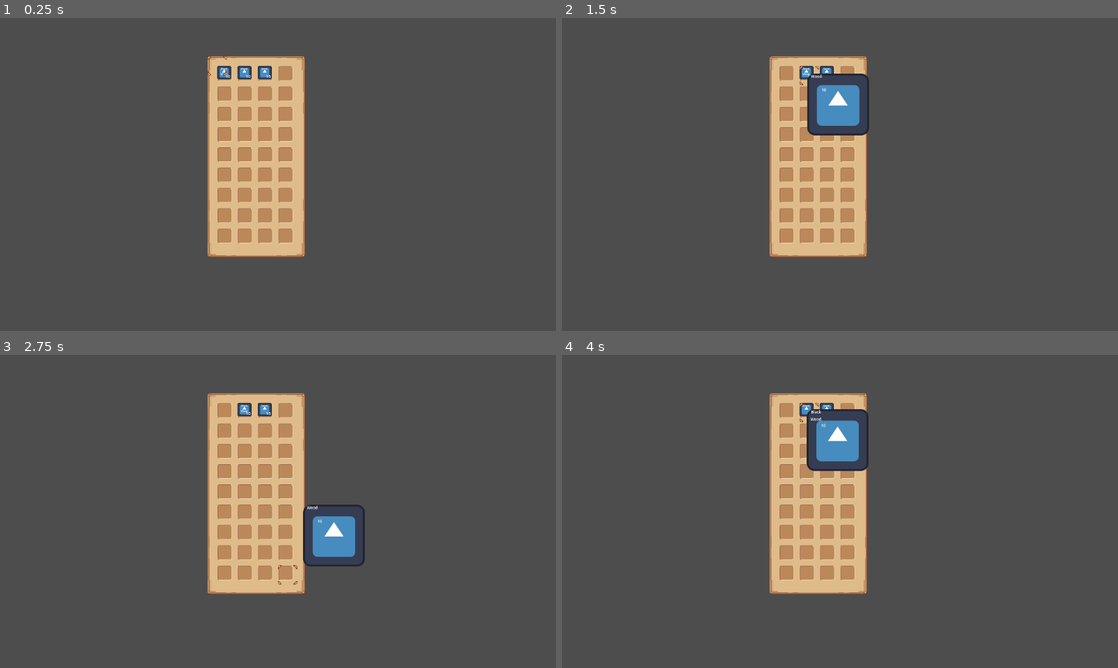
Above: before the commit, frames 1-4 (two rows, left to right).
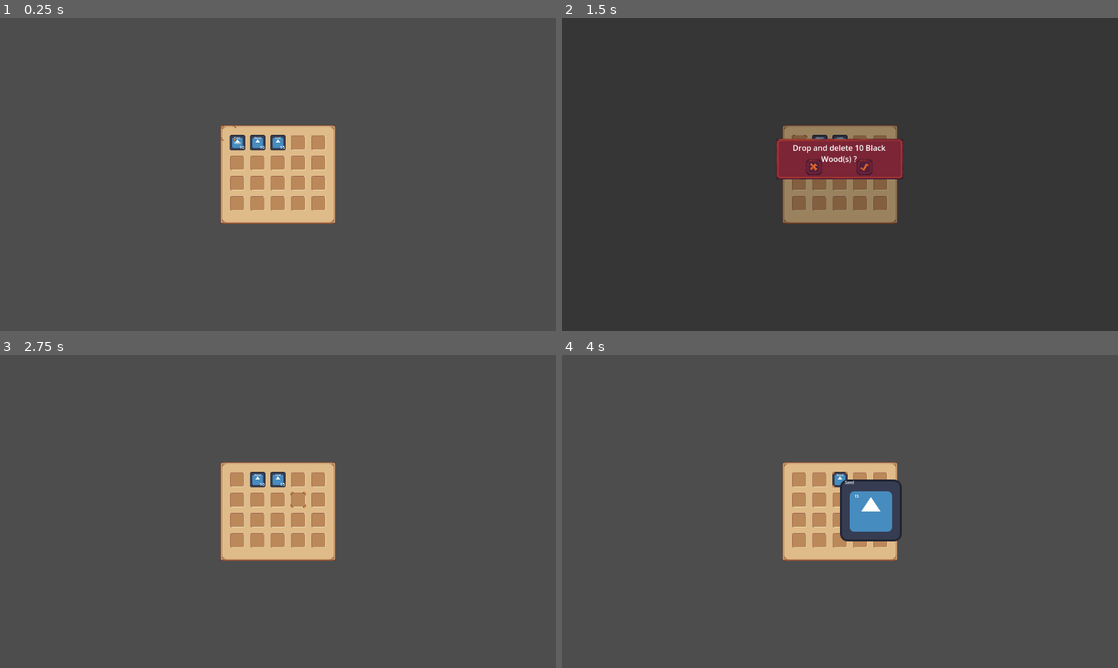
Above: after the commit, the same moments.

Repository: Sky84/merchantsofdajanla
Game: Godot game, scene res://Root.tscn
Same seed, same stepped clock (60 frames per second), same inputs: the game is played once before the commit and once after it. The engine's default icon, where the game draws it, is replaced by a stand-in: a white triangle on a blue panel in a dark square.
Inputs (mouse positions are in pixels of both pictures, inside the frame that each line leads up to; where the layout moved, square brackets give the same spot in the first picture):
- Up to frame 1 (0.25 s): no input
- Up to frame 2 (1.5 s): click (801, 143) [784, 74] at 0.5 s; click (806, 74) at 1.27 s
- Up to frame 3 (2.75 s): click (300, 505) at 2.02 s
- Up to frame 4 (4 s): click (817, 480) at 2.77 s; click "Black Wood" (after the commit: "Sand") at 3.5 s

The runs differ from the first frame. In frame 1, 12% of the frame differs, in the area x 37-61%, y 12-77%; in frame 2, 13%, in the area x 37-62%, y 12-77%; in frame 3, 12%; in frame 4, 11%.

Commit message:
feat selector inventory working

Diff:
--- a/Container/InventoryView.gd
+++ b/Container/InventoryView.gd
@@ -3,15 +3,16 @@
 @export var container_id: String;
 @export var _item_button_scene: PackedScene;
 @export var _item_slot_button_scene: PackedScene;
+@export var rows: int;
+
 @onready var hover_texture = $HoverTexture
-
 @onready var _items_container:GridContainer = get_node("MarginContainer/ItemsContainerView");
+@onready var _total_items = rows*_items_container.columns;
 
 var slots: Dictionary = {};
 var _items = {};
 
 var item_with_gap = (32+10);
-@onready var _total_items = floor(size.y/item_with_gap)*4;
 
 var _current_item = null;
 
@@ -19,6 +20,8 @@
 func _ready():
 	if container_id == null:
 		printerr("container_id is not set");
+	if rows == 0:
+		printerr("rows is not set");
 	InventoryEvents.container_data_changed.connect(_on_data_changed);
 	InventoryEvents.reset_current_item.connect(_on_reset_current_item);
 
@@ -35,11 +38,10 @@
 	_update_items();
 
 func init_slots():
-	var row = floori(_total_items / _items_container.columns);
 	var items_to_place = _items.duplicate(true);
 	for x in _items_container.columns:
 		slots[x] = {};
-		for y in row:
+		for y in rows:
 			if items_to_place.size() > 0:
 				var item_key = items_to_place.keys().front();
 				slots[x][y] = items_to_place[item_key];
@@ -117,8 +119,8 @@
 		if (click_outside and !event.is_pressed()):
 			InventoryEvents.dialog_confirm_delete_item.emit(_current_item);
 	elif event is InputEventMouseMotion and get_rect().has_point(event.position):
-		var rows = floori(_total_items / _items_container.columns);
 		var local_mouse_position = Vector2(_items_container.get_local_mouse_position() / item_with_gap).floor();
-		local_mouse_position = clamp(local_mouse_position, Vector2(0,0), Vector2(_items_container.columns-1, rows-1));
-		var hover_texture_position = (local_mouse_position * item_with_gap);
+		local_mouse_position.x = clamp(local_mouse_position.x, 0, _items_container.columns-1);
+		local_mouse_position.y = clamp(local_mouse_position.y, 0, rows-1);
+		var hover_texture_position = (local_mouse_position * item_with_gap) - Vector2(1,0);
 		hover_texture.position = _items_container.position + hover_texture_position;
--- a/Container/ItemButton.tscn
+++ b/Container/ItemButton.tscn
@@ -7,8 +7,11 @@
 font_size = 5
 
 [node name="ItemButton" type="Button"]
-offset_right = 29.0
-offset_bottom = 28.0
+anchors_preset = 15
+anchor_right = 1.0
+anchor_bottom = 1.0
+grow_horizontal = 2
+grow_vertical = 2
 size_flags_horizontal = 4
 size_flags_vertical = 4
 focus_mode = 0
@@ -26,6 +29,7 @@
 grow_vertical = 2
 texture = ExtResource("1_6cv8u")
 expand_mode = 1
+stretch_mode = 5
 
 [node name="Name" type="Label" parent="."]
 layout_mode = 1
--- a/Container/SlotItemButton.tscn
+++ b/Container/SlotItemButton.tscn
@@ -5,11 +5,10 @@
 
 [node name="SlotButton" type="TextureButton"]
 texture_filter = 1
-offset_right = 64.0
-offset_bottom = 64.0
+offset_right = 32.0
+offset_bottom = 32.0
 size_flags_horizontal = 4
 size_flags_vertical = 4
 button_mask = 3
 texture_normal = ExtResource("1_l408d")
-stretch_mode = 0
 script = ExtResource("1")
--- a/Root.tscn
+++ b/Root.tscn
@@ -40,15 +40,15 @@
 script = ExtResource("2_f2rh2")
 
 [node name="Inventory" type="Panel" parent="CanvasLayer"]
-anchors_preset = -1
-anchor_left = 0.461
-anchor_top = 0.443
-anchor_right = 0.461
-anchor_bottom = 0.443
-offset_left = -101.072
-offset_top = -208.064
-offset_right = 100.928
-offset_bottom = 207.936
+anchors_preset = 8
+anchor_left = 0.5
+anchor_top = 0.5
+anchor_right = 0.5
+anchor_bottom = 0.5
+offset_left = -119.0
+offset_top = -102.0
+offset_right = 119.0
+offset_bottom = 102.0
 grow_horizontal = 2
 grow_vertical = 2
 size_flags_horizontal = 4
@@ -57,15 +57,17 @@
 container_id = "player_inventory"
 _item_button_scene = ExtResource("2_1jyiy")
 _item_slot_button_scene = ExtResource("3_fvd0d")
+rows = 4
+metadata/_edit_group_ = true
 
 [node name="HoverTexture" type="TextureRect" parent="CanvasLayer/Inventory"]
 z_index = 2
 texture_filter = 1
 layout_mode = 0
-offset_right = 40.0
-offset_bottom = 40.0
+offset_right = 32.0
+offset_bottom = 32.0
 texture = ExtResource("7_2iuyc")
-stretch_mode = 5
+stretch_mode = 3
 
 [node name="NinePatchRect" type="NinePatchRect" parent="CanvasLayer/Inventory"]
 texture_filter = 1
@@ -76,10 +78,10 @@
 grow_horizontal = 2
 grow_vertical = 2
 texture = ExtResource("5_xgam2")
-patch_margin_left = 7
-patch_margin_top = 7
-patch_margin_right = 7
-patch_margin_bottom = 7
+patch_margin_left = 12
+patch_margin_top = 12
+patch_margin_right = 12
+patch_margin_bottom = 12
 
 [node name="MarginContainer" type="MarginContainer" parent="CanvasLayer/Inventory"]
 layout_mode = 1
@@ -93,13 +95,12 @@
 theme_override_constants/margin_right = 20
 theme_override_constants/margin_bottom = 20
 metadata/_edit_use_anchors_ = true
-metadata/_edit_lock_ = true
 
 [node name="ItemsContainerView" type="GridContainer" parent="CanvasLayer/Inventory/MarginContainer"]
 layout_mode = 2
 theme_override_constants/h_separation = 10
 theme_override_constants/v_separation = 10
-columns = 4
+columns = 5
 
 [node name="PlayerMouseAction" type="Control" parent="CanvasLayer"]
 z_index = 2
